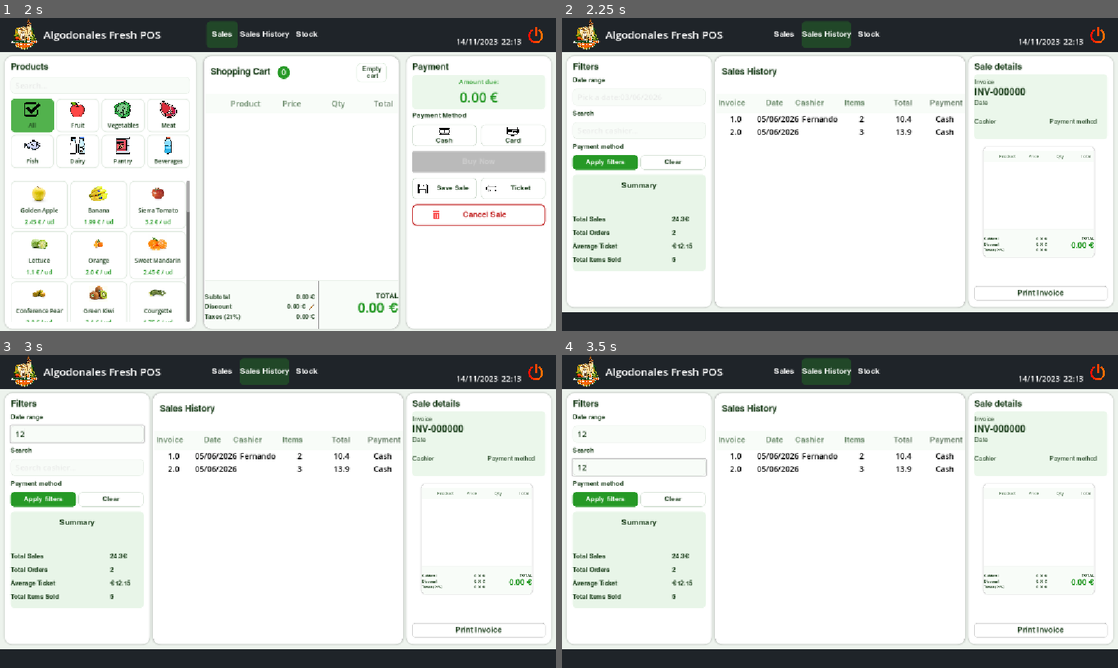
Above: before the commit, frames 1-4 (two rows, left to right).
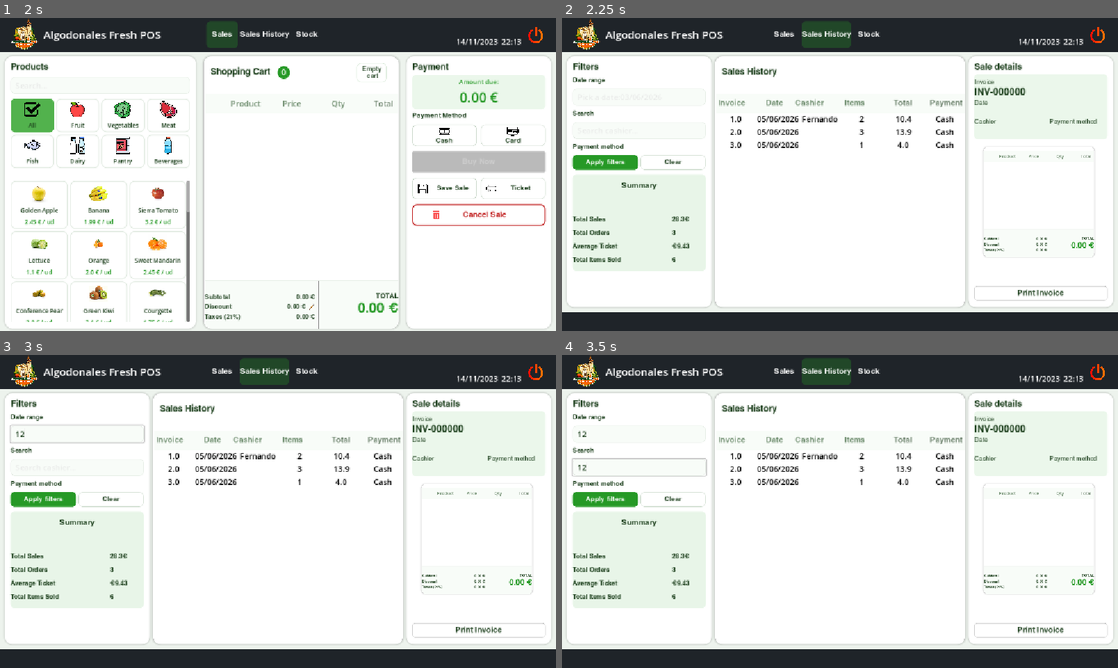
Above: after the commit, the same moments.

Repository: fersaezl/Algodonales-Fresh-POS
Game: Godot game, scene res://Scenes/MainPos.tscn
Same seed, same stepped clock (60 frames per second), same inputs: the game is played once before the commit and once after it. The project has no main scene, so this scene is started directly.
Inputs (mouse positions are in pixels of both pictures, inside the frame that each line leads up to):
- Up to frame 1 (2 s): click (100, 86) at 0.52 s; type "12" at 0.6 s; click "Sales" at 1.25 s
- Up to frame 2 (2.25 s): click "Sales History" at 2 s
- Up to frame 3 (3 s): click (77, 433) at 2.77 s; type "12" at 2.85 s
- Up to frame 4 (3.5 s): click (639, 467) at 3 s; type "12" at 3.08 s

Frame 1 is identical in both runs. In frame 2, 0.3% of the frame differs, in the area x 19-71%, y 39-78%; in frame 3, 0.3%; in frame 4, 0.3%.

Commit message:
delete from json save sales

Diff:
--- a/Data/historysales.json
+++ b/Data/historysales.json
@@ -28,29 +28,47 @@
 			"date": "05/06/2026",
 			"products": [
 				{
-					"id": 3,
+					"id": 3.0,
 					"price": 3.2,
 					"productName": "Sierra Tomato",
-					"quantity": 2
+					"quantity": 2.0
 				},
 				{
-					"id": 9,
+					"id": 9.0,
 					"price": 1.75,
 					"productName": "Courgette",
-					"quantity": 2
+					"quantity": 2.0
 				},
 				{
-					"id": 5,
+					"id": 5.0,
 					"price": 2.0,
 					"productName": "Orange",
-					"quantity": 2
+					"quantity": 2.0
 				}
 			],
 			"total": 13.9
 		},
 		"payment_method": "Cash",
-		"sale_id": 2,
-		"ticket_number": 2,
+		"sale_id": 2.0,
+		"ticket_number": 2.0,
+		"user": ""
+	},
+	{
+		"cart": {
+			"date": "05/06/2026",
+			"products": [
+				{
+					"id": 5.0,
+					"price": 2.0,
+					"productName": "Orange",
+					"quantity": 2.0
+				}
+			],
+			"total": 4.0
+		},
+		"payment_method": "Cash",
+		"sale_id": 3.0,
+		"ticket_number": 3.0,
 		"user": ""
 	}
 ]
--- a/Scenes/MainPos.tscn
+++ b/Scenes/MainPos.tscn
@@ -692,3 +692,4 @@
 [connection signal="pressed" from="MarginContainer/MainLayout/MarginContainer/Content/PaymentPanel/MarginContainer/VBoxContainer/Buy" to="." method="_on_buy_pressed"]
 [connection signal="pressed" from="MarginContainer/MainLayout/MarginContainer/Content/PaymentPanel/MarginContainer/VBoxContainer/HBoxContainer/BtnSaveSale" to="." method="_on_btn_save_sale_pressed"]
 [connection signal="pressed" from="MarginContainer/MainLayout/MarginContainer/Content/PaymentPanel/MarginContainer/VBoxContainer/HBoxContainer/BtnTicket" to="." method="_on_ticket_pressed"]
+[connection signal="pressed" from="MarginContainer/MainLayout/MarginContainer/Content/PaymentPanel/MarginContainer/VBoxContainer/BtnCancel" to="." method="_on_btn_cancel_pressed"]
--- a/Scripts/mainpos.gd
+++ b/Scripts/mainpos.gd
@@ -27,6 +27,8 @@
 
 var first_btn
 var paymentSelect=""
+var save=false
+
 
 func _ready() -> void:
 	load_categories()
@@ -39,6 +41,8 @@
 	disableButtons()
 	if ProductManager.cart!=null:
 		loadCart()
+	if save==true:
+		print('UwU')
 func load_categories() -> void:
 	var file = FileAccess.open("res://Data/sections.json", FileAccess.READ)
 	if file == null:
@@ -165,11 +169,14 @@
 
 func loadCart():
 	var cart = ProductManager.cart
+
 	if cart != null and not cart.is_empty():
+		save=true
 		var product = ProductManager.searchProductByid(int( cart.keys()[0]))
 		cartTSCN.add_product(product, cart)
 
 func _on_buy_pressed() -> void:
+	save=false
 	ProductManager.save_sale(paymentSelect)
 	ProductManager.cart.clear()
 	cartTSCN.add_product(null, {})
@@ -210,3 +217,29 @@
 
 func _on_btn_logout_pressed() -> void:
 	get_tree().change_scene_to_file("res://Scenes/Login.tscn")
+
+
+func _on_btn_cancel_pressed() -> void:
+	ProductManager.cart.clear()
+	var file = FileAccess.open("res://Data/historysales.json", FileAccess.READ)
+	var sales = JSON.parse_string(file.get_as_text())
+	file.close()
+
+	if sales == null:
+		return
+
+	for i in range(sales.size()):
+		if int(sales[i].get("sale_id")) == ProductManager.saveSaleId:
+			sales.remove_at(i)
+			break
+
+	var write_file = FileAccess.open("res://Data/historysales.json", FileAccess.WRITE)
+	if write_file != null:
+		write_file.store_string(JSON.stringify(sales, "\t"))
+		write_file.close()
+
+	cartTSCN.add_product(null, {})
+	for child in cartItemList.get_children():
+		child.queue_free()
+	paid_input.text = ""
+	change_amount.text = "0.00 €"
--- a/Scripts/readProducts.gd
+++ b/Scripts/readProducts.gd
@@ -9,6 +9,7 @@
 var discount: float = 0.0
 var tax_rate: float = 0.21
 var ticket_number: int = 1
+var saveSaleId
 
 func _ready():
 	products=readProducts()
--- a/Scripts/sales_history.gd
+++ b/Scripts/sales_history.gd
@@ -181,6 +181,8 @@
 	ProductManager.cart.clear()
 	var allProductsSale = selectedSale.get("cart").get("products")
 	var cart = {}
+	if str(selectedSale.get("payment_method")) == "SAVE":
+		ProductManager.saveSaleId = int(selectedSale.get("sale_id"))
 
 	for prod in allProductsSale:
 		if prod.get("id") != 0:
